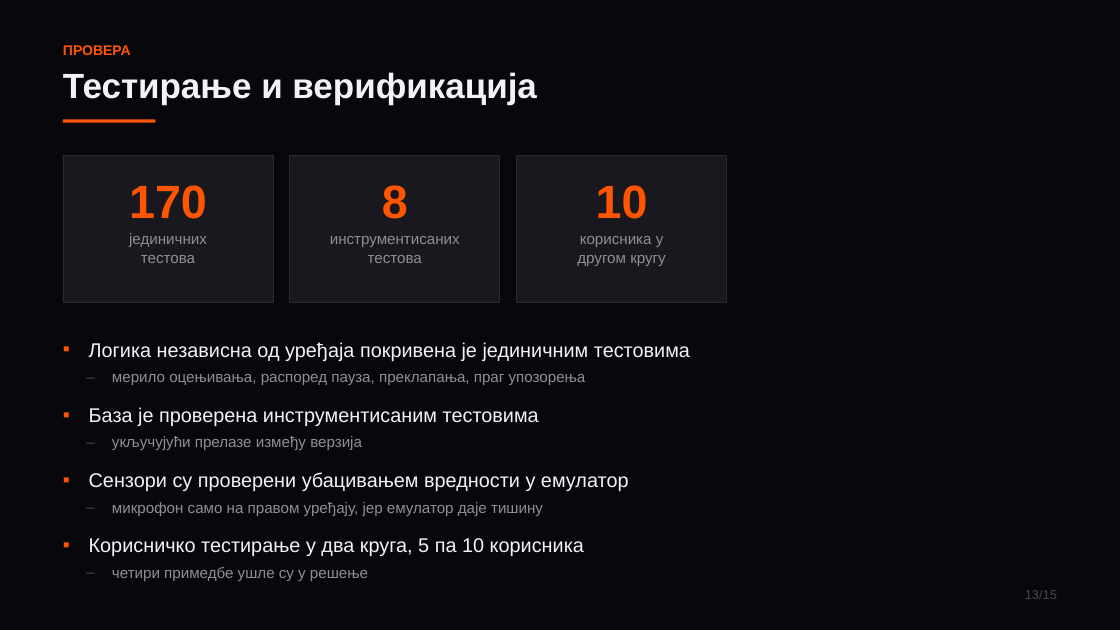
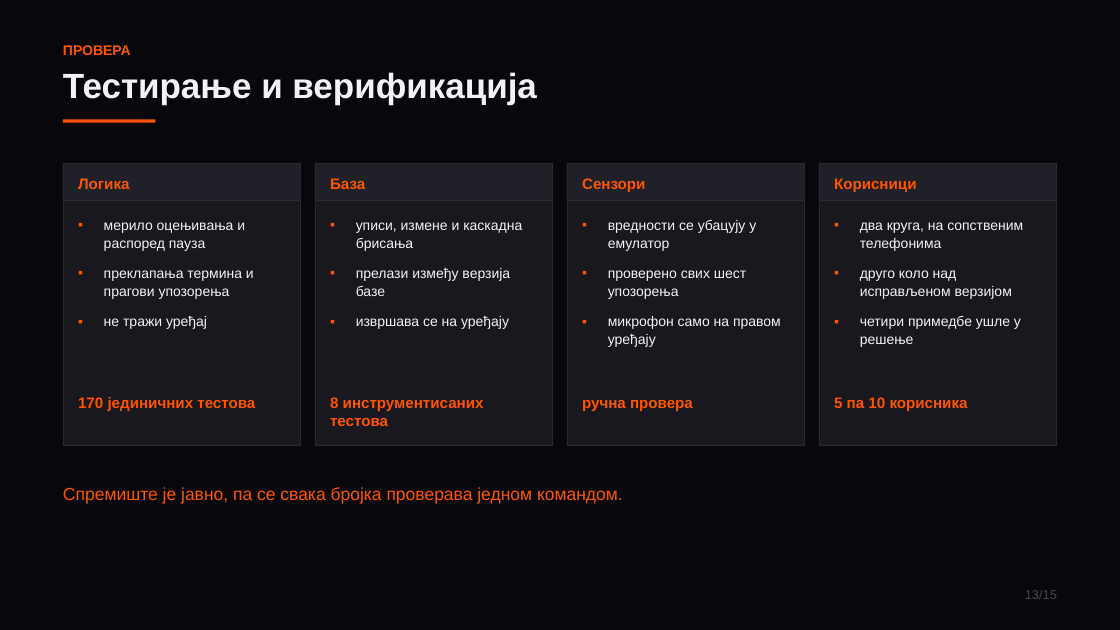
Before and after one commit to grabad1/pmu, a slide deck: slide 13 of rad/FocusGuard-prezentacija.pptx. Drawn at 1120x630 pixels with LibreOffice and Linux fonts; fonts in the diff are those of the drawing. Boxes give left, top, right and bottom in pixels: in the first picture for what was removed or moved away, otherwise in the second. Text is boxed around its words. In the diff, an @@ line names an element or a change of style, - is before the commit and + after.

```diff
--- a/rad/FocusGuard-prezentacija.pptx
+++ b/rad/FocusGuard-prezentacija.pptx
@@ rectangle resized from (x1=63, y1=155, x2=273, y2=302) to (x1=63, y1=164, x2=301, y2=445) @@
@@ rectangle added at (x1=63, y1=164, x2=301, y2=201), fill #202028, outline #2A2A32 0.75 pt @@
@@ text added at (x1=78, y1=178, x2=129, y2=189), 13 pt, text #FF5500, bold @@
+Логика
@@ rectangle resized from (x1=290, y1=155, x2=500, y2=302) to (x1=315, y1=164, x2=553, y2=445) @@
@@ rectangle added at (x1=315, y1=164, x2=553, y2=201), fill #202028, outline #2A2A32 0.75 pt @@
@@ text added at (x1=330, y1=178, x2=365, y2=189), 13 pt, text #FF5500, bold @@
+База
@@ rectangle resized from (x1=517, y1=155, x2=727, y2=302) to (x1=567, y1=164, x2=805, y2=445) @@
@@ rectangle added at (x1=567, y1=164, x2=805, y2=201), fill #202028, outline #2A2A32 0.75 pt @@
@@ text added at (x1=582, y1=178, x2=645, y2=192), 13 pt, text #FF5500, bold @@
+Сензори
@@ rectangle added at (x1=819, y1=164, x2=1057, y2=445), fill #18181E, outline #2A2A32 0.75 pt @@
@@ rectangle added at (x1=819, y1=164, x2=1057, y2=201), fill #202028, outline #2A2A32 0.75 pt @@
@@ text added at (x1=834, y1=178, x2=917, y2=192), 13 pt, text #FF5500, bold @@
+Корисници
@@ text removed at (x1=577, y1=185, x2=666, y2=266) @@
-10
-корисника у
-другом кругу
@@ text added at (x1=104, y1=222, x2=254, y2=329), 12 pt, text #F2F2F7 @@
+▪ мерило оцењивања и распоред пауза
+▪ преклапања термина и прагови упозорења
+▪ не тражи уређај
@@ text added at (x1=356, y1=222, x2=522, y2=329), 12 pt, text #F2F2F7 @@
+▪ уписи, измене и каскадна брисања
+▪ прелази између верзија базе
+▪ извршава се на уређају
@@ text added at (x1=608, y1=220, x2=781, y2=347), 12 pt, text #F2F2F7 @@
+▪ вредности се убацују у емулатор
+▪ проверено свих шест упозорења
+▪ микрофон само на правом уређају
@@ text added at (x1=860, y1=222, x2=1023, y2=347), 12 pt, text #F2F2F7 @@
+▪ два круга, на сопственим телефонима
+▪ друго коло над исправљеном верзијом
+▪ четири примедбе ушле у решење
@@ text removed at (x1=89, y1=342, x2=690, y2=581) @@
-▪ Логика независна од уређаја покривена је јединичним тестовима
-– мерило оцењивања, распоред пауза, преклапања, праг упозорења
-▪ База је проверена инструментисаним тестовима
-– укључујући прелазе између верзија
-▪ Сензори су проверени убацивањем вредности у емулатор
-– микрофон само на правом уређају, јер емулатор даје тишину
-▪ Корисничко тестирање у два круга, 5 па 10 корисника
-– четири примедбе ушле су у решење
@@ text at (x1=78, y1=397, x2=255, y2=411): text changed; text colour #8E8E93 to #FF5500; bold on @@
-170
-јединичних
-тестова
+170 јединичних тестова
@@ text at (x1=330, y1=396, x2=484, y2=426): text changed; text colour #8E8E93 to #FF5500; bold on @@
-8
-инструментисаних
-тестова
+8 инструментисаних тестова
@@ text added at (x1=582, y1=400, x2=693, y2=411), 13 pt, text #FF5500, bold @@
+ручна провера
@@ text added at (x1=834, y1=397, x2=968, y2=411), 13 pt, text #FF5500, bold @@
+5 па 10 корисника
@@ text added at (x1=63, y1=487, x2=623, y2=504), 15 pt, text #FF5500 @@
+Спремиште је јавно, па се свака бројка проверава једном командом.
```
Also in this commit, not shown: 6 other slides changed, 2 slides added, 2 slides removed, 3 other files.
